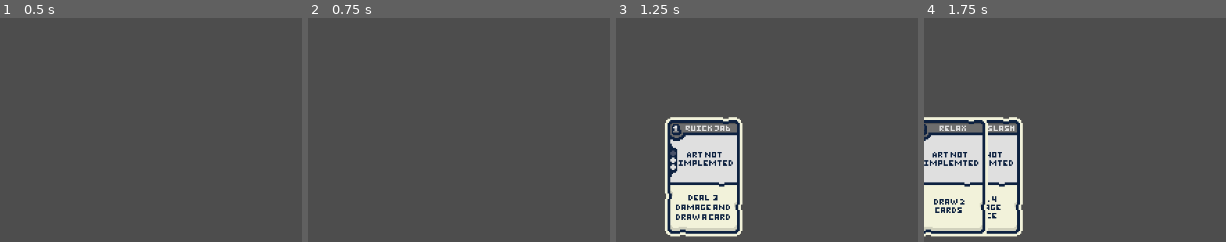
Above: before the commit, frames 1-4 (left to right).
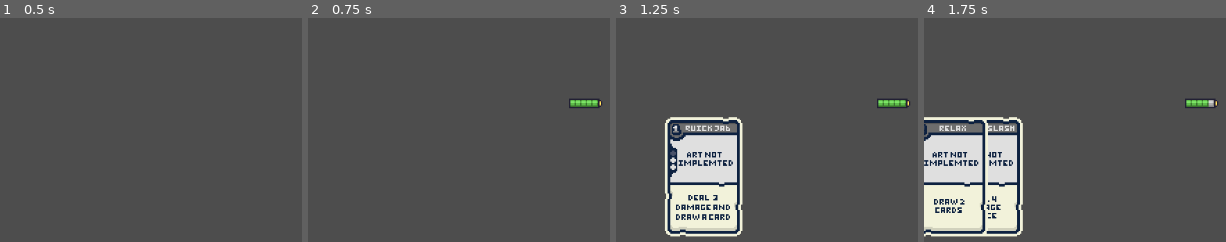
Above: after the commit, the same moments.

Repository: Fredeblok0912/Card_game
Game: Godot game, scene res://menu.tscn
Two runs of this game, one before a commit and one after it. Both use one fixed random seed, a clock stepped at 60 frames per second and the inputs below.
Inputs (mouse positions are % of the whole screen's width and height, from its top left):
- Up to frame 1 (0.5 s): no input
- Up to frame 2 (0.75 s): click "Start Game" at 0.5 s
- Up to frame 3 (1.25 s): no input
- Up to frame 4 (1.75 s): move the mouse to (64, 85) at 1.27 s; click (64, 85) at 1.42 s
The pictures show only the part of the screen within x 49-99%, y 50-100%; the shares and areas given below are measured in that part.

Frame 1 is identical in both runs. In frame 2, 0.4% of the frame differs, in the area x 86-98%, y 36-41%; in frame 3, 0.4%; in frame 4, 0.4%.

Commit message:
added visualization of energy

Diff:
--- /dev/null
+++ b/Energy Display.gd
@@ -0,0 +1,4 @@
+extends AnimatedSprite2D
+
+func _process(delta: float) -> void:
+		$".".frame = Gamecode.current_energy
--- a/Gamecode.gd
+++ b/Gamecode.gd
@@ -86,13 +86,10 @@
 		else:
 			print("card too expensive")
 func remove_card(card_id: int, card_node: Area2D) -> void:
-	# Remove from hand_sprites (by reference)
 	var index = hand_sprites.find(card_node)
 	hand_sprites.remove_at(index)
 	Cardlist.hand_cards.remove_at(index)
-	#Free the node (removes sprite + collision too)
 	card_node.queue_free()
-	#Move remaining Cards to correct positions
 	_update_hand_positions()
 
 func card_played(card_id):
--- a/game.tscn
+++ b/game.tscn
@@ -9,7 +9,59 @@
 [ext_resource type="Script" uid="uid://c5s5jmgmth824" path="res://Enemy2.gd" id="7_eow3j"]
 [ext_resource type="Script" uid="uid://bkwp530evyem" path="res://Enemy3.gd" id="8_j5wjh"]
 [ext_resource type="Texture2D" uid="uid://klblt1tf7rb0" path="res://Art/Background.png" id="8_vef74"]
+[ext_resource type="Texture2D" uid="uid://b1oej3uky7a3r" path="res://Art/Energi Battery Sprite-Sheet.png" id="9_iotsf"]
 [ext_resource type="Script" uid="uid://ci3kfbyim8dem" path="res://Background animation.gd" id="9_vef74"]
+[ext_resource type="Script" uid="uid://cym5fayah25hk" path="res://Energy Display.gd" id="10_lc2xo"]
+
+[sub_resource type="AtlasTexture" id="AtlasTexture_boyg6"]
+atlas = ExtResource("9_iotsf")
+region = Rect2(0, 0, 24, 7)
+
+[sub_resource type="AtlasTexture" id="AtlasTexture_e36ub"]
+atlas = ExtResource("9_iotsf")
+region = Rect2(24, 0, 24, 7)
+
+[sub_resource type="AtlasTexture" id="AtlasTexture_hb5m1"]
+atlas = ExtResource("9_iotsf")
+region = Rect2(48, 0, 24, 7)
+
+[sub_resource type="AtlasTexture" id="AtlasTexture_x5p1p"]
+atlas = ExtResource("9_iotsf")
+region = Rect2(72, 0, 24, 7)
+
+[sub_resource type="AtlasTexture" id="AtlasTexture_qhcbd"]
+atlas = ExtResource("9_iotsf")
+region = Rect2(96, 0, 24, 7)
+
+[sub_resource type="AtlasTexture" id="AtlasTexture_f1jbl"]
+atlas = ExtResource("9_iotsf")
+region = Rect2(120, 0, 24, 7)
+
+[sub_resource type="SpriteFrames" id="SpriteFrames_vaj68"]
+animations = [{
+"frames": [{
+"duration": 1.0,
+"texture": SubResource("AtlasTexture_boyg6")
+}, {
+"duration": 1.0,
+"texture": SubResource("AtlasTexture_e36ub")
+}, {
+"duration": 1.0,
+"texture": SubResource("AtlasTexture_hb5m1")
+}, {
+"duration": 1.0,
+"texture": SubResource("AtlasTexture_x5p1p")
+}, {
+"duration": 1.0,
+"texture": SubResource("AtlasTexture_qhcbd")
+}, {
+"duration": 1.0,
+"texture": SubResource("AtlasTexture_f1jbl")
+}],
+"loop": true,
+"name": &"default",
+"speed": 5.0
+}]
 
 [sub_resource type="AtlasTexture" id="AtlasTexture_hve3p"]
 atlas = ExtResource("8_vef74")
@@ -147,6 +199,13 @@
 offset_right = 4.0
 offset_bottom = 27.0
 
+[node name="Energy_sprite" type="AnimatedSprite2D" parent="Character"]
+z_index = -2
+position = Vector2(830, 124)
+scale = Vector2(2, 2)
+sprite_frames = SubResource("SpriteFrames_vaj68")
+script = ExtResource("10_lc2xo")
+
 [node name="Background_sprite" type="AnimatedSprite2D" parent="."]
 visible = false
 z_index = -10
Binary file added: Art/Energi Battery Sprite-Sheet.png
Not shown, added: Art/Energi Battery Sprite-Sheet.png.import
Not shown, added: Energy Display.gd.uid
Not shown: 1 places in game.tscn that only renumber resources
